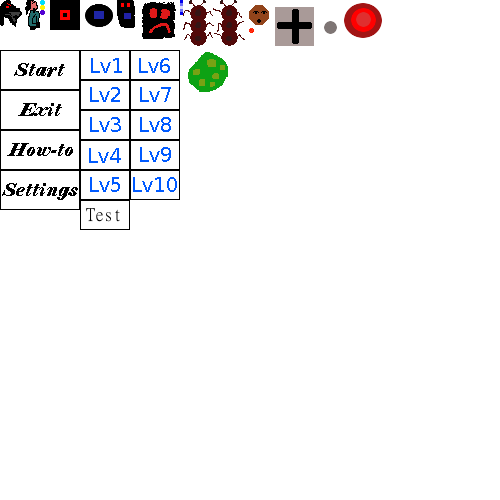
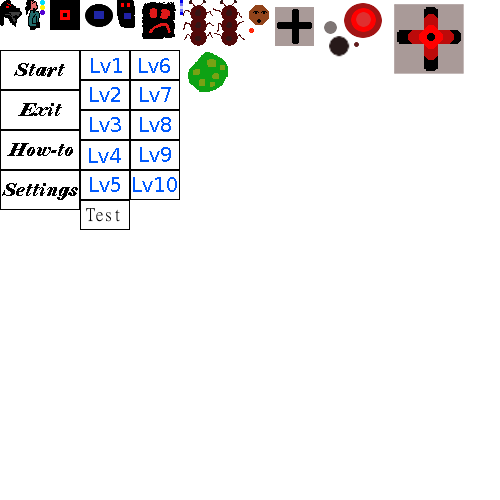
Layered file, before and after one edit (500 x 500). Changes by layer:
painted on "FirstSpriteSheet.png" over [left=329, top=4, right=464, bottom=74]
